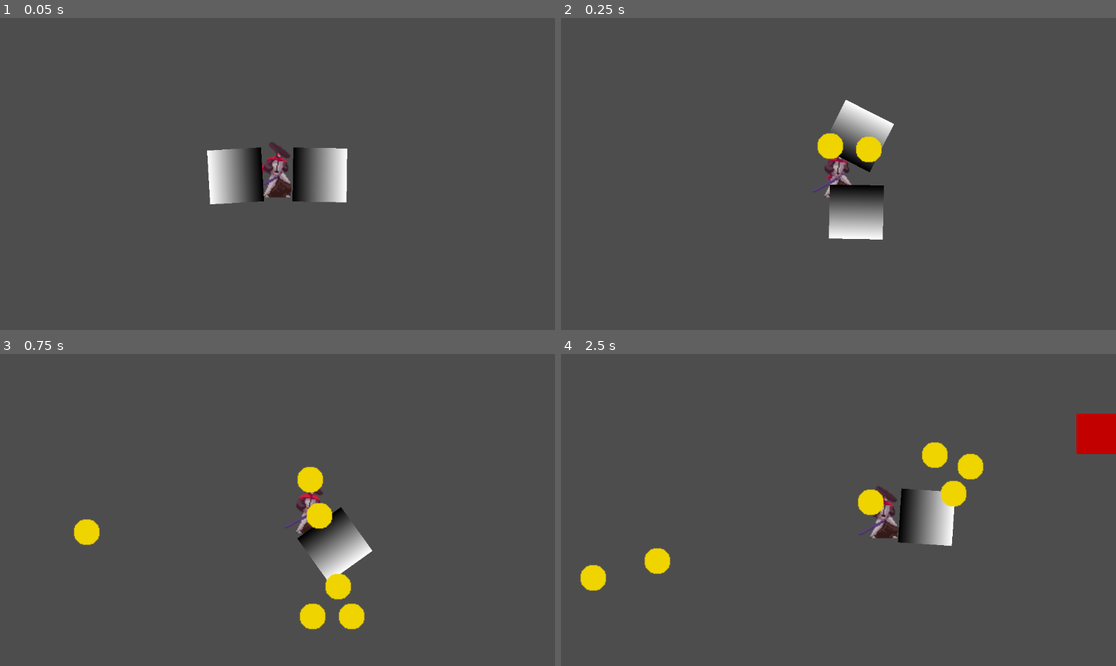
Above: before the commit, frames 1-4 (two rows, left to right).
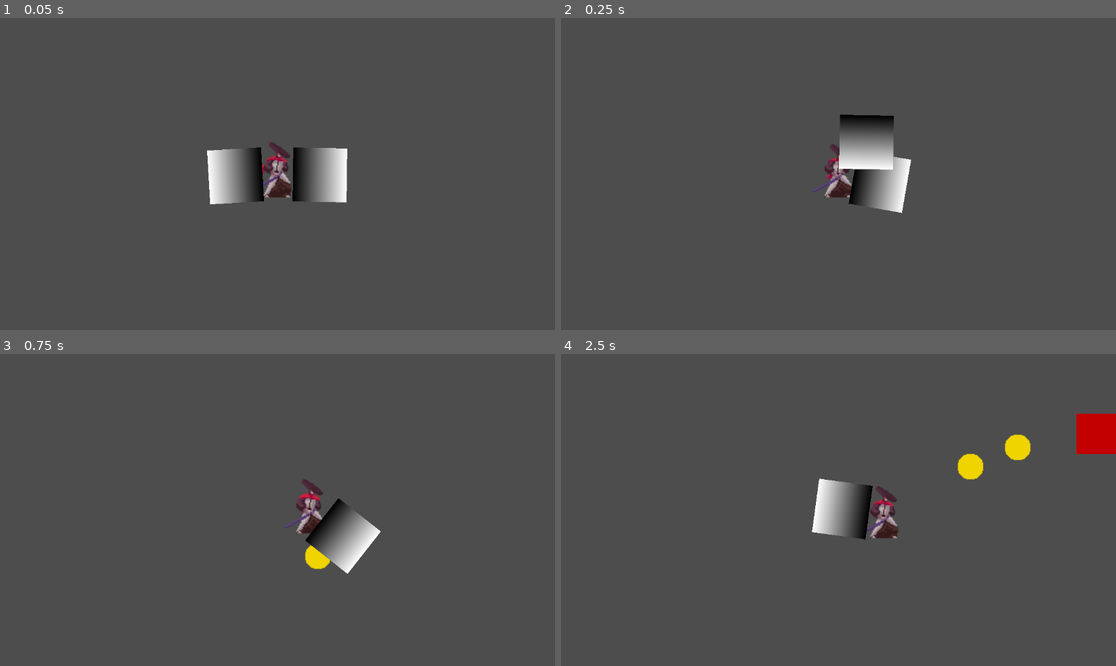
Above: after the commit, the same moments.

Repository: NemoDacremont/vampire_le_survivant
Game: Godot game, scene res://src/maps/first_map/map.tscn
The game is run twice, just before and just after one commit, with the same random seed, the same clock (stepped at 60 frames per second) and the same inputs. The project has no main scene, so this scene is started directly.
Inputs:
- Up to frame 1 (0.05 s): no input
- Up to frame 2 (0.25 s): no input
- Up to frame 3 (0.75 s): hold D (move_right) from 0.53 s (still down); tap K (fireball) at 0.6 s
- Up to frame 4 (2.5 s): release D (move_right) at 1.28 s; hold S (move_down) 1.28-2.03 s; tap K (fireball) at 1.35, 2.1 s; hold D (move_right) from 2.03 s (still down)

Frame 1 is identical in both runs. In frame 2, 4.4% of the frame differs, in the area x 46-64%, y 26-72%; in frame 3, 2.9%; in frame 4, 4.4%, in the area x 3-85%, y 25-76%.

Commit message:
mort du personnage et reset de la map

Diff:
--- a/src/attacks/weapons/weapon.tscn
+++ b/src/attacks/weapons/weapon.tscn
@@ -16,7 +16,6 @@
 texture = SubResource("GradientTexture2D_qb0s8")
 
 [node name="TimerShots" type="Timer" parent="."]
-wait_time = 0.1
 autostart = true
 
 [node name="Bullets" type="Node" parent="."]
--- /dev/null
+++ b/src/enemies/little_enemy.tscn
@@ -0,0 +1,5 @@
+[gd_scene load_steps=2 format=3 uid="uid://dxdysqo40t3gr"]
+
+[ext_resource type="PackedScene" uid="uid://5vu2n6l6ynqc" path="res://src/enemies/enemy.tscn" id="1_1u1sn"]
+
+[node name="Enemy" instance=ExtResource("1_1u1sn")]
--- a/src/maps/first_map/map.gd
+++ b/src/maps/first_map/map.gd
@@ -14,6 +14,10 @@
 func _ready() -> void:
 	Context.set_context(self)
 	_Enemies.append(_Enemy)
+
+	_player = _Player.instantiate()
+	add_child(_player)
+	_player.connect("death", start_game)
 	start_game()
 
 
@@ -29,15 +33,13 @@
 
 
 func set_up_player() -> void:
-	_player = _Player.instantiate()
-	_player.position = Vector2(0, 0)
-	_player.init(self)
-	add_child(_player)
-
+	_player.init(self, Vector2.ZERO)
 	$Camera.track(_player)
 
 
 func set_up_enemies() -> void:
+	for enemy in $Enemies.get_children():
+		enemy.queue_free()
 	spawn_rate = DEFAULT_SPAWN_RATE
 
 
--- a/src/player/player.gd
+++ b/src/player/player.gd
@@ -25,8 +25,9 @@
 
 
 # Context should be the map
-func init(context: Node2D):
+func init(context: Node2D, spawn_position: Vector2):
 	_context = context
+	position = spawn_position
 
 
 # Called every frame. 'delta' is the elapsed time since the previous frame.
--- a/src/player/player.tscn
+++ b/src/player/player.tscn
@@ -121,3 +121,6 @@
 
 [node name="Weapon2" parent="Weapons" instance=ExtResource("5_m4lca")]
 w_idle = 314.0
+
+[connection signal="death" from="HealthComponent" to="." method="_on_health_component_death"]
+[connection signal="health_lost" from="HealthComponent" to="." method="_on_health_component_health_lost"]
Binary file added: assets/Enemies/Alive/enemy_sprite_alive_1.png
Not shown, added: assets/Enemies/Alive/enemy_sprite_alive_1.png.import
